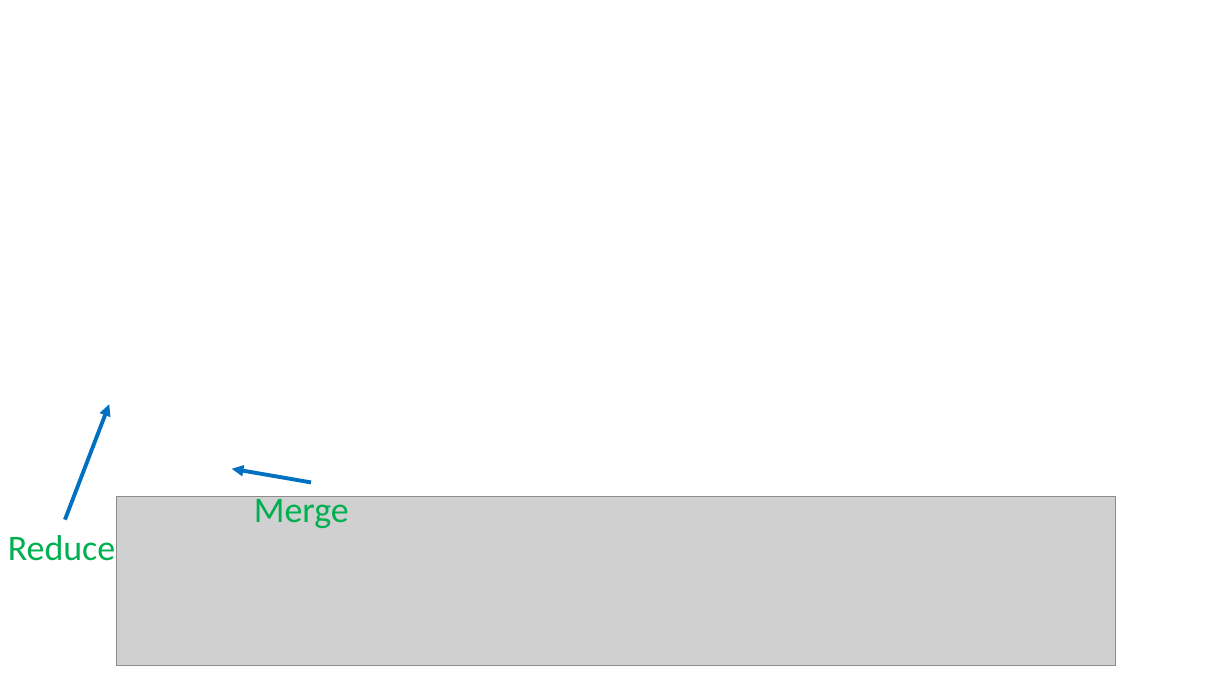
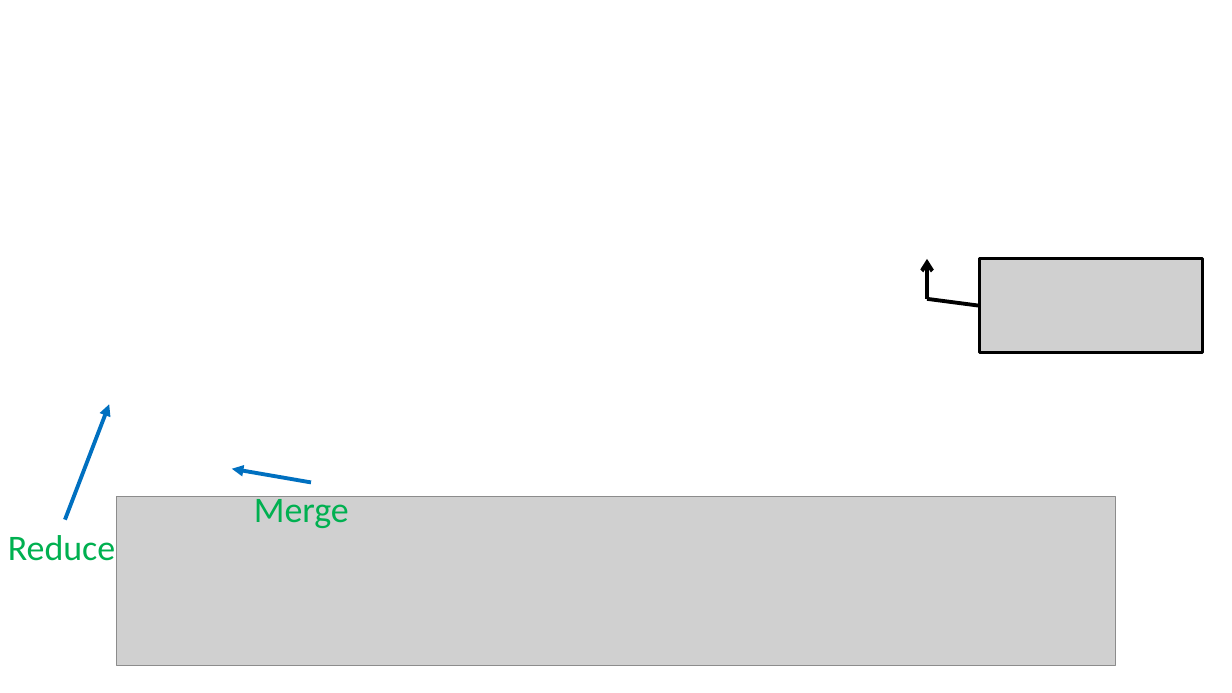
Before and after one commit to samsonzhou/samsonzhou.github.io, a slide deck: slide 10 of other-talks/FOCS 2023-short.pptx. Drawn at 1232x693 pixels with LibreOffice and Linux fonts; fonts in the diff are those of the drawing; grey boxes stand for pictures. Boxes give left, top, right and bottom in pixels: in the first picture for what was removed or moved away, otherwise in the second. Text is boxed around its words. In the diff, an @@ line names an element or a change of style, - is before the commit and + after.

```diff
--- a/other-talks/FOCS 2023-short.pptx
+++ b/other-talks/FOCS 2023-short.pptx
@@ arrow added from (927, 299) to (927, 259), #000000 3 pt @@
@@ picture added at bbox=[980, 259, 1203, 352] @@
@@ line added from (980, 306) to (927, 299), #000000 3 pt @@
```
Also in this commit, not shown: 2 other slides changed, 1 slide added, 1 other file.
